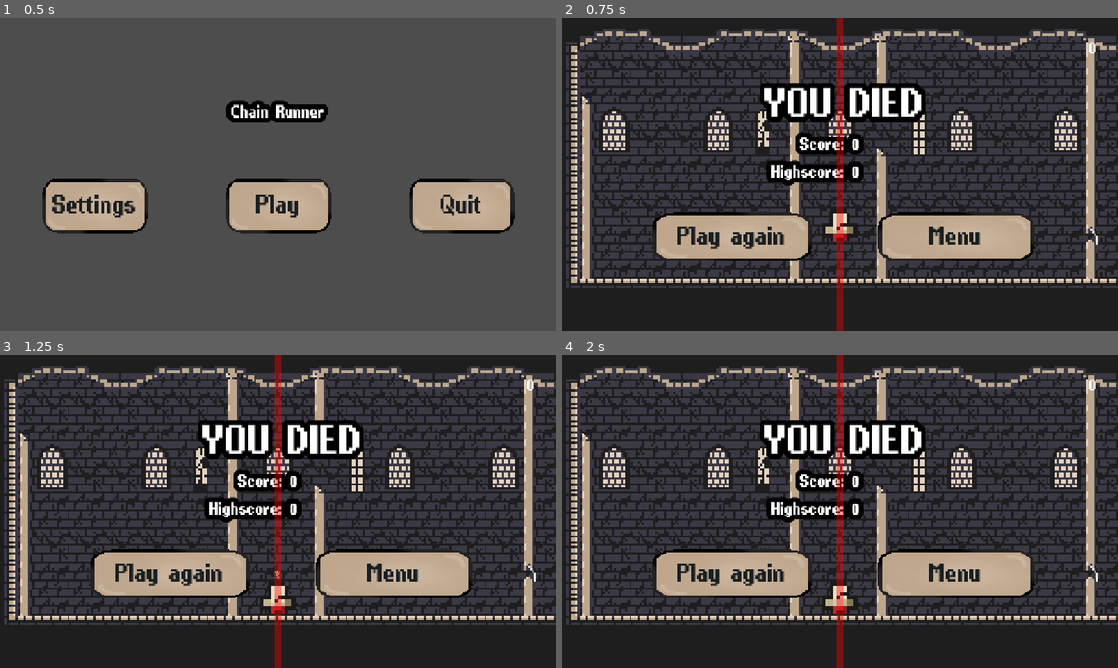
Above: before the commit, frames 1-4 (two rows, left to right).
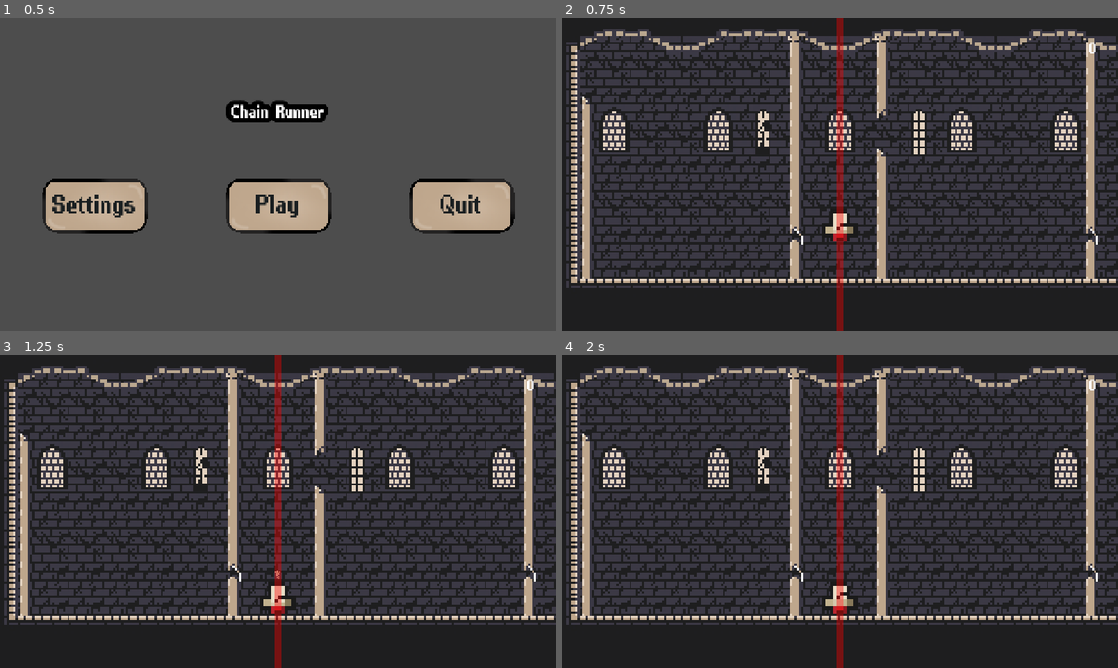
Above: after the commit, the same moments.

Repository: lucassillitoe/Steel_Jam_4_repo
Game: Godot game, scene res://Scenes/ui.tscn
Two runs of this game, one before a commit and one after it. Both use one fixed random seed, a clock stepped at 60 frames per second and the inputs below.
Inputs (mouse positions are in pixels of both pictures, inside the frame that each line leads up to):
- Up to frame 1 (0.5 s): no input
- Up to frame 2 (0.75 s): click "Play" at 0.5 s
- Up to frame 3 (1.25 s): no input
- Up to frame 4 (2 s): click (728, 574) at 1.25 s, where only the run before the commit has a clickable "Play again"

Frame 1 is identical in both runs. In frame 2, 13% of the frame differs, in the area x 16-85%, y 20-78%; in frame 3, 13%; in frame 4, 13%.
Error before the commit: Invalid access to property or key 'text' on a base object of type 'null instance'. (res://Scenes/death_screen.gd:15)

Commit message:
Changed referneces to exports

Diff:
--- /dev/null
+++ b/steel-jam-4/Scenes/Music.tscn
@@ -0,0 +1,6 @@
+[gd_scene format=3 uid="uid://bbhm1y8ff063u"]
+
+[ext_resource type="AudioStream" path="res://Assets/Audio/Chain_runners_music.wav" id="1_fghhr"]
+
+[node name="Music" type="AudioStreamPlayer" unique_id=1081415694]
+stream = ExtResource("1_fghhr")
--- a/steel-jam-4/Scenes/death_screen.gd
+++ b/steel-jam-4/Scenes/death_screen.gd
@@ -1,7 +1,7 @@
 extends Control
 
 @onready var highscore_label: Label = $Highscore
-@onready var score_label: Label = $"../../Camera/UI/Score"
+@export var score_label : Label
 
 func _ready() -> void:
 	visibility_changed.connect(_on_visibility_changed)
--- a/steel-jam-4/Scenes/world.tscn
+++ b/steel-jam-4/Scenes/world.tscn
@@ -180,18 +180,22 @@
 layer_2/name = "Layer2"
 layer_2/tile_data = PackedInt32Array(0, 0, 0, 65536, 0, 2, 1, 65536, 0, 65537, 65536, 1, 30, 262144, 0, 65566, 262144,  …(8605 unchanged characters)…
 
-[node name="Player" parent="." unique_id=1786778758 instance=ExtResource("5_kn06e")]
+[node name="Player" parent="." unique_id=1786778758 node_paths=PackedStringArray("deathScreen", "playbackOverlay") instance=ExtResource("5_kn06e")]
+deathScreen = NodePath("../Camera/UI/Death Screen")
+playbackOverlay = NodePath("../Camera/UI/Playback overlay")
 
 [node name="Camera" parent="." unique_id=640432073 node_paths=PackedStringArray("World") instance=ExtResource("6_5ukr8")]
 position = Vector2(0, -140)
 World = NodePath("..")
 
-[node name="Death Screen" parent="Camera/UI" parent_id_path=PackedInt32Array(640432073, 944508092) index="2" unique_id=582097814 instance=ExtResource("7_k7acu")]
+[node name="Death Screen" parent="Camera/UI" parent_id_path=PackedInt32Array(640432073, 944508092) index="2" unique_id=582097814 node_paths=PackedStringArray("score_label") instance=ExtResource("7_k7acu")]
+visible = false
 layout_mode = 1
 offset_left = 8.0
 offset_top = -214.0
 offset_right = 8.000053
 offset_bottom = -214.0
+score_label = NodePath("../Score")
 
 [node name="Label" parent="Camera/UI/Death Screen" index="0" unique_id=1609311490]
 offset_left = -500.00003
--- a/steel-jam-4/Scripts/PlayerMovement.gd
+++ b/steel-jam-4/Scripts/PlayerMovement.gd
@@ -10,7 +10,8 @@
 const DASH_VELOCITY = 1250.0
 
 @onready var playerVelocity := velocity
-
+@export var deathScreen : Node
+@export var playbackOverlay : Node
 
 func MoveHorizontal(inputAxis: float, delta: float) -> void:
 	##Takes in inputAxis: a float between -1 and 1 and delta: the physics tick
@@ -85,8 +86,8 @@
 
 	# check if the player is touching layer 2 to kill him
 	if CheckIfDied():
-		$"../Camera/Death Screen".show()
-		pass
+		deathScreen.visible = true
+		playbackOverlay.visible = true
 
 
 
